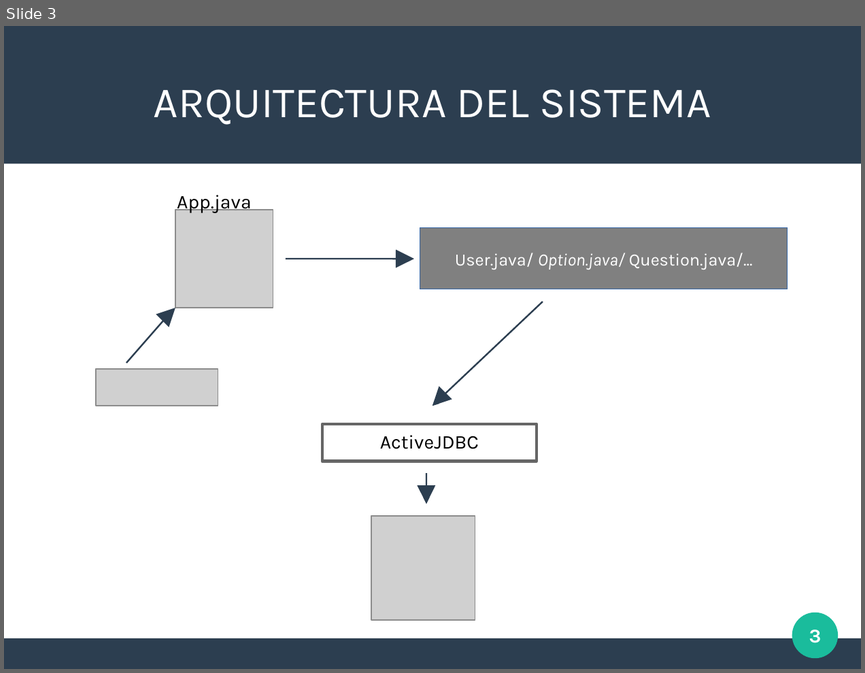
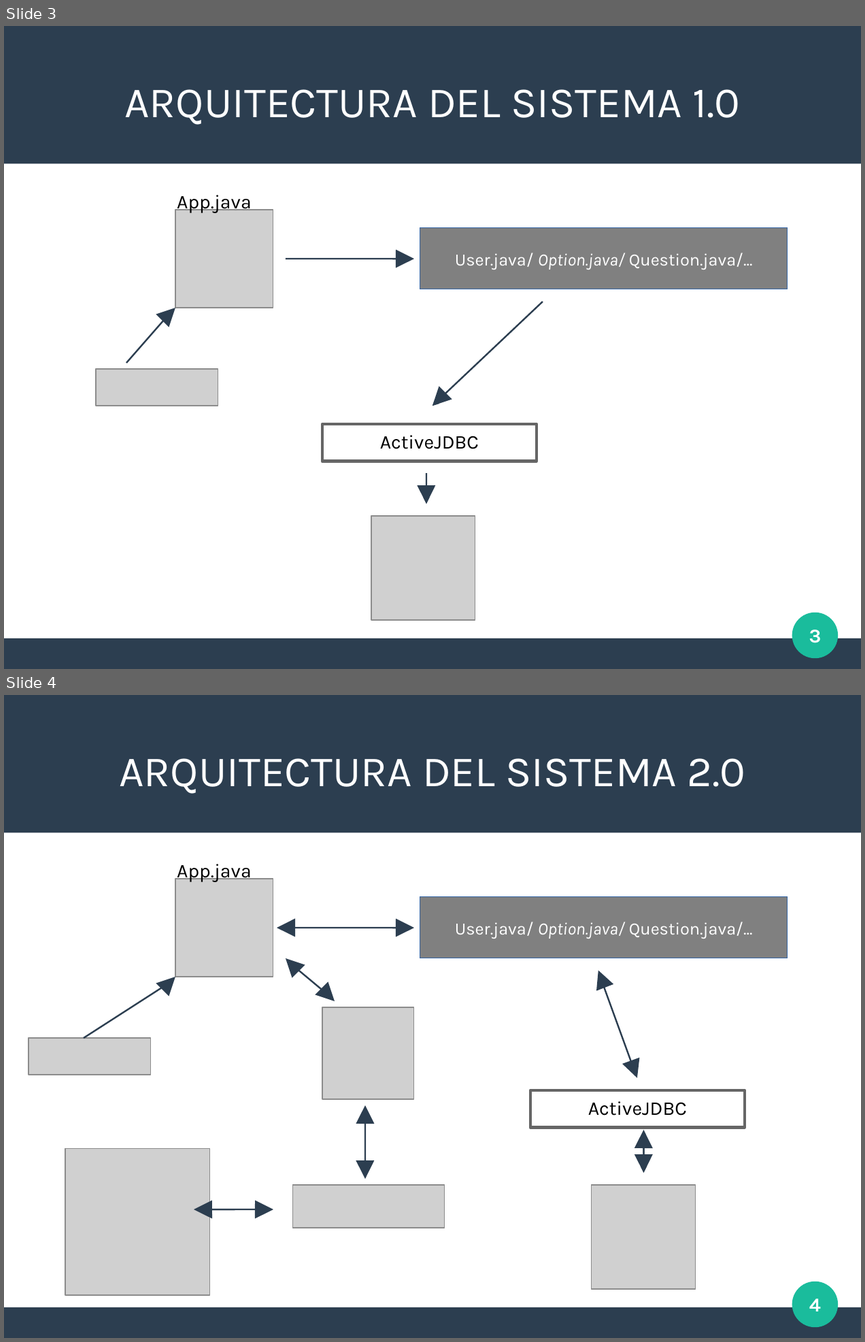
Before and after one commit to alejandrobarrios/proyecto_analisis, a slide deck: PresentacionTriviaVet2.odp. Shown one above the other, each under a label of ours: slide 3 before the commit, slides 3 and 4 after it. The pictures are 865x673 and 865x1342 pixels, drawn with LibreOffice and Linux fonts; fonts in the diff are those of the drawing; grey boxes stand for pictures. Boxes give left, top, right and bottom in pixels: in the first picture for what was removed or moved away, otherwise in the second. Text is boxed around its words. In the diff, an @@ line names an element or a change of style, - is before the commit and + after.

```diff
--- a/PresentacionTriviaVet2.odp
+++ b/PresentacionTriviaVet2.odp
@@ slide 4 added at box(4, 695, 861, 1338), background #FFFFFF; not listed: 3 template elements that a slide beside it also shows @@
@@ text added at box(120, 758, 745, 794), 40 pt, text #FFFFFF @@
+ARQUITECTURA DEL SISTEMA 2.0
@@ text added at box(177, 864, 252, 882), 18 pt, text #000000 @@
+App.java
@@ picture added at box(175, 879, 273, 977) @@
@@ rectangle added at box(420, 897, 787, 959), fill #808080, outline #3465A4 0 pt, 16 pt, text #FFFFFF @@
+User.java/ Option.java/ Question.java/...
@@ arrow added from (286, 928) to (277, 928), #2C3E50 5.67 pt @@
@@ arrow added from (286, 928) to (409, 928), #2C3E50 1.5 pt @@
@@ arrow added from (402, 928) to (415, 928), #2C3E50 5.67 pt @@
@@ arrow added from (292, 964) to (286, 959), #2C3E50 5.67 pt @@
@@ arrow added from (170, 983) to (175, 977), #2C3E50 5.67 pt @@
@@ arrow added from (292, 964) to (328, 995), #2C3E50 1.5 pt @@
@@ arrow added from (604, 983) to (599, 970), #2C3E50 5.67 pt @@
@@ arrow added from (84, 1038) to (170, 983), #2C3E50 1.5 pt @@
@@ arrow added from (328, 995) to (334, 1001), #2C3E50 5.67 pt @@
@@ arrow added from (602, 983) to (636, 1074), #2C3E50 1.5 pt @@
@@ picture added at box(322, 1008, 414, 1100) @@
@@ picture added at box(28, 1038, 150, 1074) @@
@@ arrow added from (634, 1071) to (637, 1078), #2C3E50 5.67 pt @@
@@ rectangle added at box(530, 1090, 745, 1127), outline #666666 2.83 pt, 18 pt, text #000000 @@
+ActiveJDBC
@@ arrow added from (366, 1111) to (366, 1172), #2C3E50 1.5 pt @@
@@ arrow added from (366, 1117) to (366, 1106), #2C3E50 5.67 pt @@
@@ arrow added from (644, 1142) to (644, 1172), #2C3E50 1.5 pt @@
@@ arrow added from (644, 1141) to (644, 1172), #2C3E50 1.5 pt @@
@@ arrow added from (644, 1136) to (644, 1130), #2C3E50 5.67 pt @@
@@ picture added at box(65, 1149, 210, 1295) @@
@@ arrow added from (366, 1172) to (366, 1178), #2C3E50 5.67 pt @@
@@ arrow added from (644, 1166) to (644, 1172), #2C3E50 5.67 pt @@
@@ picture added at box(293, 1185, 445, 1227) @@
@@ picture added at box(592, 1185, 696, 1289) @@
@@ arrow added from (206, 1209) to (194, 1209), #2C3E50 5.67 pt @@
@@ arrow added from (261, 1209) to (200, 1209), #2C3E50 1.5 pt @@
@@ arrow added from (261, 1209) to (273, 1209), #2C3E50 5.67 pt @@
@@ page number added at box(809, 1298, 821, 1311), 18 pt, text #FFFFFF, bold @@
+4
@@ slide 3 changed as well @@
@@ text at box(125, 89, 740, 125): text changed @@
-ARQUITECTURA DEL SISTEMA
+ARQUITECTURA DEL SISTEMA 1.0
```
Also in this commit, not shown: 2 other slides changed, 2 other files.
